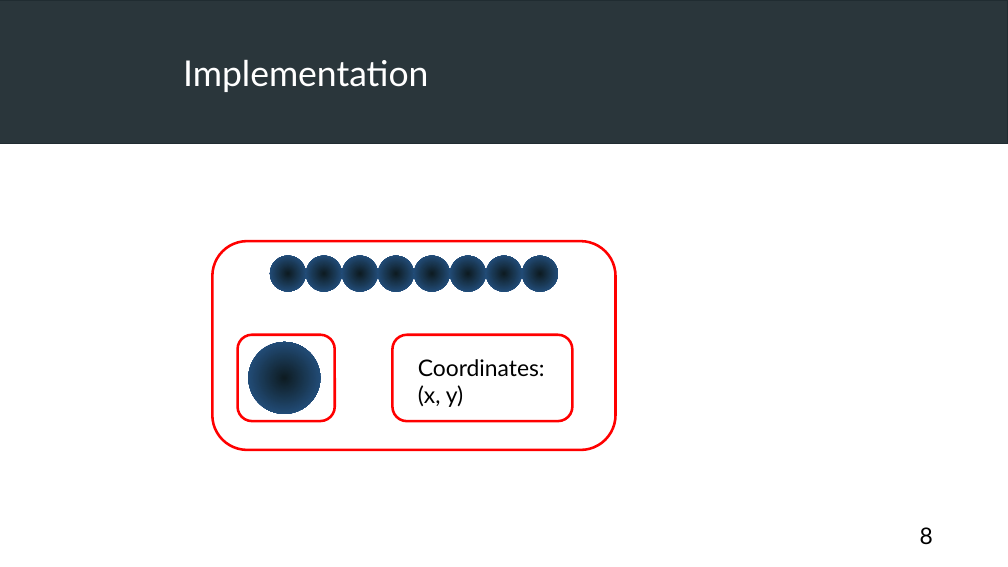
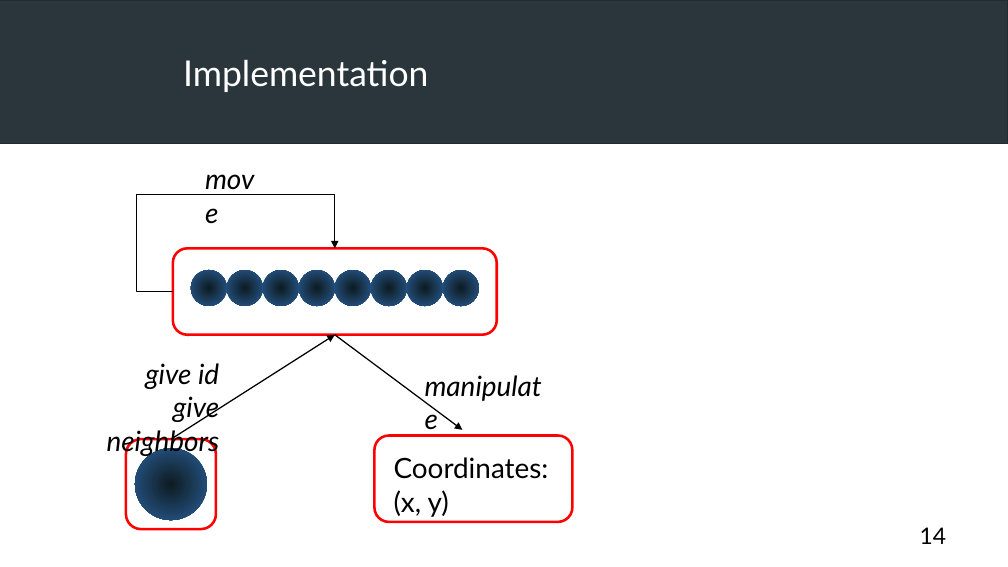
Before and after one commit to FilouPlains/PROJECT_PY_MONTE_CARLO, a slide deck: slide 14 of doc/presentation/ROUAUD_presentation.odp (slide 8 before the commit). Drawn at 1008x567 pixels with LibreOffice and Linux fonts; fonts in the diff are those of the drawing; grey boxes stand for pictures. Boxes give left, top, right and bottom in pixels: in the first picture for what was removed or moved away, otherwise in the second. Text is boxed around its words. In the diff, an @@ line names an element or a change of style, - is before the commit and + after.

```diff
--- a/doc/presentation/ROUAUD_presentation.odp
+++ b/doc/presentation/ROUAUD_presentation.odp
@@ text added at box(196, 157, 275, 200), 22 pt, text #000000, italic @@
+move
@@ elbow arrow added from (173, 292) to (335, 249), #000000 0.99 pt @@
@@ rounded rectangle: place and size @@
-rounded rectangle at box(212, 241, 616, 450)
+rounded rectangle at box(173, 249, 497, 335)
@@ ellipse: place and size @@
-ellipse at box(487, 256, 522, 292)
+ellipse at box(191, 270, 227, 306)
@@ ellipse: place and size @@
-ellipse at box(522, 256, 558, 292)
+ellipse at box(227, 270, 263, 306)
@@ 6 ellipses: place and size @@
-6 ellipses at box(270, 256, 486, 292)
+6 ellipses at box(263, 270, 478, 306)
@@ arrow added from (171, 439) to (335, 335), #000000 0.99 pt @@
@@ arrow added from (335, 335) to (463, 430), #000000 0.99 pt @@
@@ text added at box(107, 363, 220, 457), 22 pt, text #000000, italic @@
+give id
+give neighbors
@@ text added at box(416, 364, 561, 407), 22 pt, text #000000, italic @@
+manipulate
@@ rounded rectangle: place and size @@
-rounded rectangle at box(238, 335, 335, 421)
+rounded rectangle at box(126, 439, 216, 529)
@@ ellipse: place and size @@
-ellipse at box(249, 342, 321, 414)
+ellipse at box(135, 448, 208, 520)
@@ rounded rectangle: place and size @@
-rounded rectangle at box(392, 335, 573, 421)
+rounded rectangle at box(374, 435, 572, 521)
@@ text "Coordinates:": place and size @@
-text "Coordinates:" at box(418, 359, 545, 407)
+text "Coordinates:" at box(394, 457, 549, 517)
@@ text "Coordinates:" at box(394, 457, 549, 517): size 18 to 22 pt @@
@@ page number at box(920, 527, 947, 544): text changed @@
-8
+14
```
Also in this commit, not shown: 7 other slides changed, 16 slides added, 4 slides removed, 1 other file.
